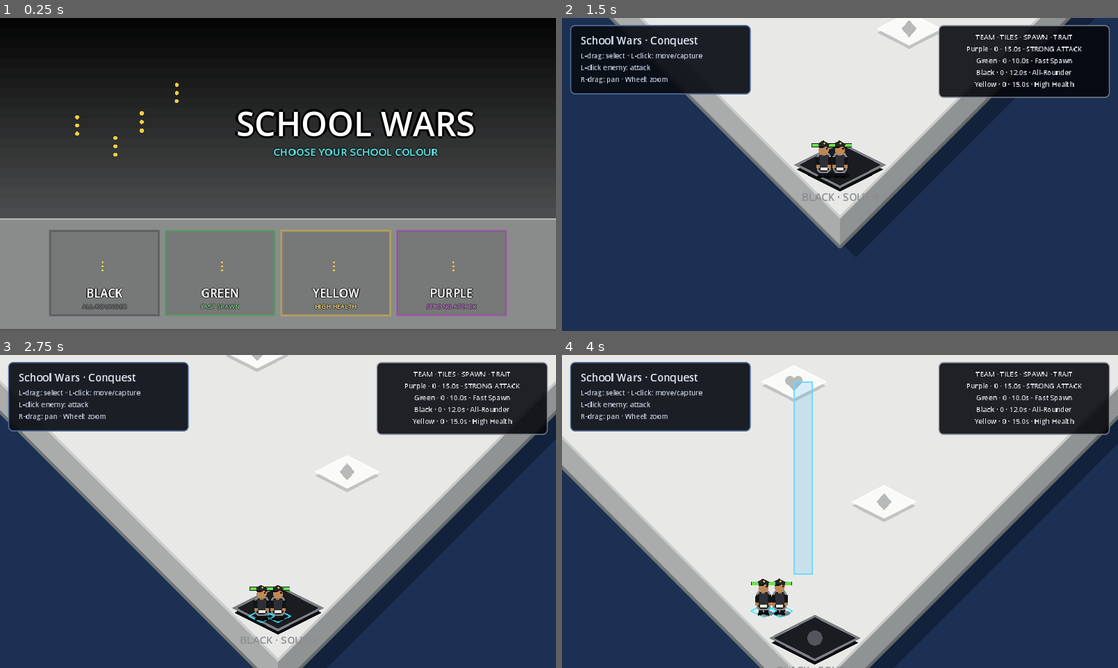
Above: before the commit, frames 1-4 (two rows, left to right).
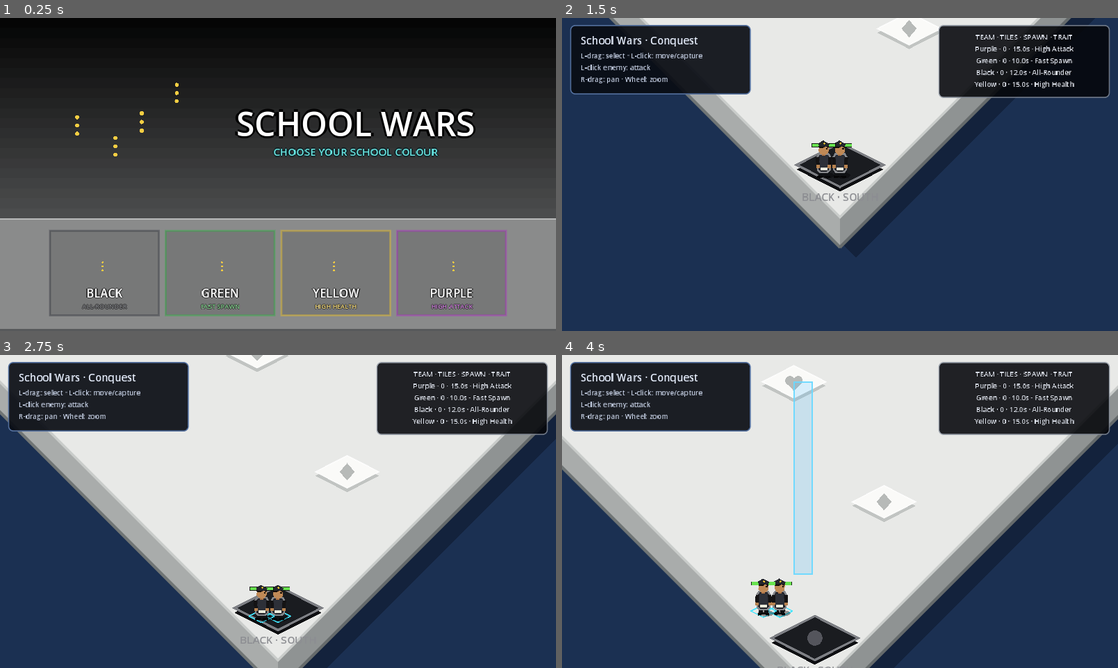
Above: after the commit, the same moments.

Repository: knigfty/school-wars
Game: Godot game, scene res://Scenes/main.tscn
The game is run twice, just before and just after one commit, with the same random seed, the same clock (stepped at 60 frames per second) and the same inputs.
Inputs (mouse positions are in pixels of both pictures, inside the frame that each line leads up to):
- Up to frame 1 (0.25 s): no input
- Up to frame 2 (1.5 s): click (667, 274) at 0.5 s; tap Enter at 1.25 s; move the mouse to (962, 158) at 1.27 s; tap K (camera_pan_down) at 1.35 s; click (962, 158) at 1.42 s
- Up to frame 3 (2.75 s): drag from (166, 527) to (344, 364) at 2.02 s
- Up to frame 4 (4 s): move the mouse to (895, 442) at 2.77 s; tap L (camera_pan_right) at 2.85 s; click (895, 442) at 2.92 s; drag from (812, 574) to (795, 383) at 3.52 s

The runs differ from the first frame. In frame 1, 0.1% of the frame differs, in the area x 76-86%, y 91-94%; in frame 2, 0.2%, in the area x 72-94%, y 8-12%; in frame 3, 0.2%; in frame 4, 0.2%.

Commit message:
set concise Purple team trait

Diff:
--- a/Resources/Team/purple_team.tres
+++ b/Resources/Team/purple_team.tres
@@ -7,7 +7,7 @@
 team_id = &"purple"
 display_name = "Purple"
 color = Color(0.67, 0.16, 0.76, 1)
-trait_name = "STRONG ATTACK"
+trait_name = "High Attack"
 trait_description = "Glass-cannon fighters: 60 HP and 15 damage per second."
 base_spawn_interval = 15.0
 maximum_students = 10
